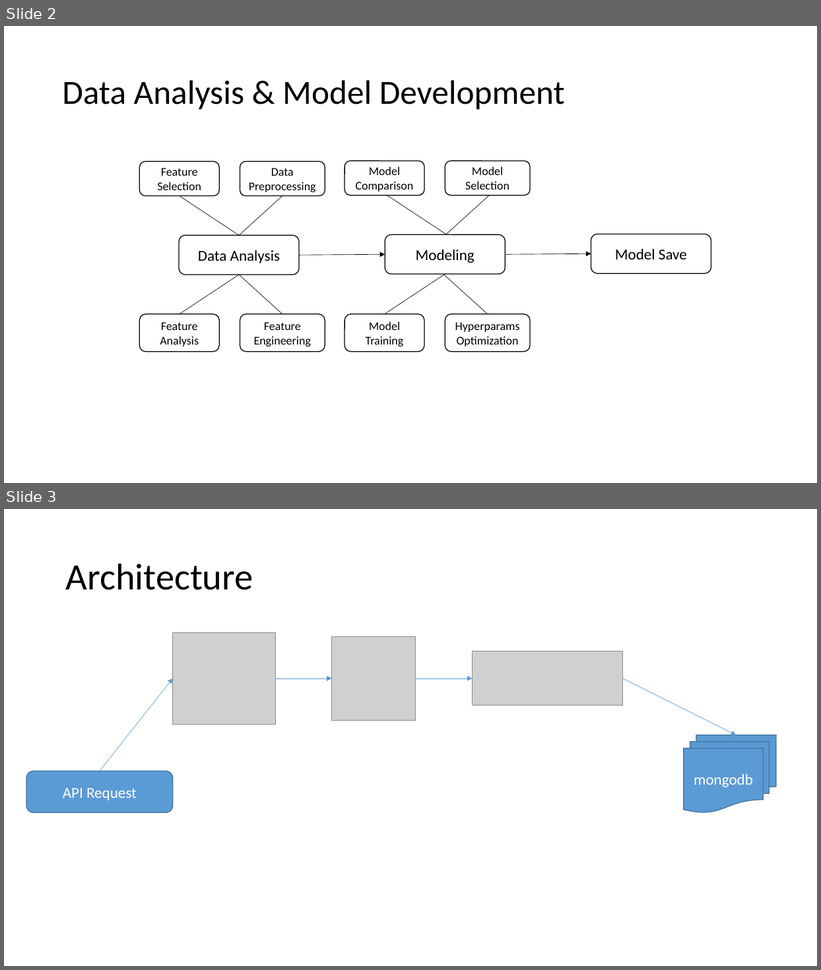
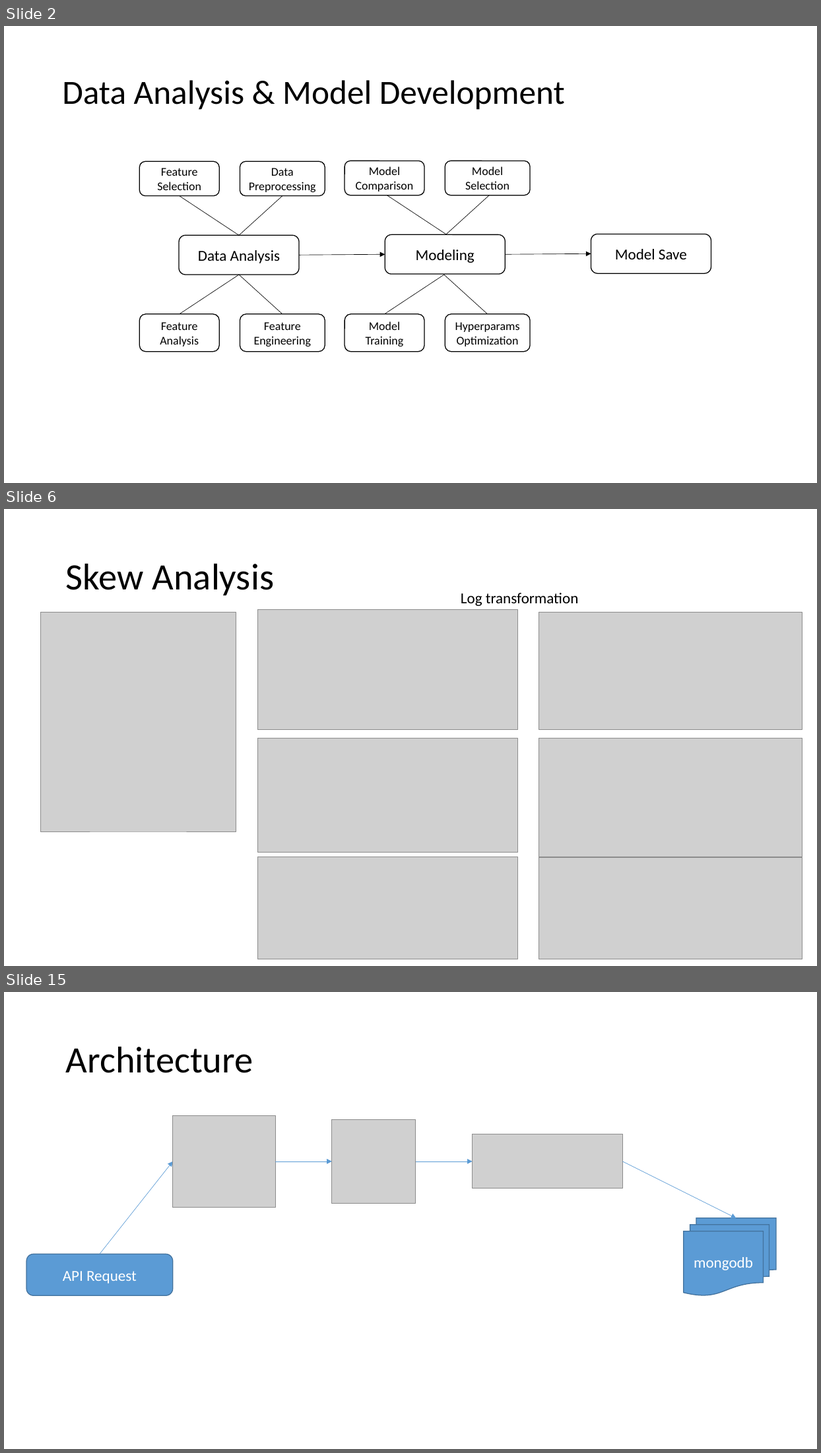
Before and after one commit to adilmukhtar82/PdM, a slide deck: docs/Presentation.pptx. Shown one above the other, each under a label of ours: slides 2 and 3 before the commit, slides 2, 6 and 15 after it; the slides between them are not shown. The pictures are 821x970 and 821x1453 pixels, drawn with LibreOffice and Linux fonts; fonts in the diff are those of the drawing; grey boxes stand for pictures. Boxes give left, top, right and bottom in pixels: in the first picture for what was removed or moved away, otherwise in the second. Text is boxed around its words. In the diff, an @@ line names an element or a change of style, - is before the commit and + after.

```diff
--- a/docs/Presentation.pptx
+++ b/docs/Presentation.pptx
@@ slide 6 added at (x1=4, y1=509, x2=817, y2=966), background #FFFFFF @@
@@ title added at (x1=66, y1=563, x2=274, y2=595), 44 pt, text #000000 @@
+Skew Analysis
@@ text added at (x1=461, y1=593, x2=579, y2=606), 18 pt, text #000000 @@
+Log transformation
@@ picture added at (x1=40, y1=612, x2=236, y2=832) @@
@@ picture added at (x1=257, y1=609, x2=518, y2=730) @@
@@ picture added at (x1=539, y1=612, x2=803, y2=730) @@
@@ picture added at (x1=257, y1=739, x2=518, y2=852) @@
@@ picture added at (x1=539, y1=739, x2=803, y2=857) @@
@@ picture added at (x1=257, y1=857, x2=518, y2=960) @@
@@ picture added at (x1=539, y1=858, x2=803, y2=960) @@
@@ what was slide 3 is now slide 15 @@
```
Also in this commit, not shown: 1 slide changed, 11 other slides added, 3 other files.
